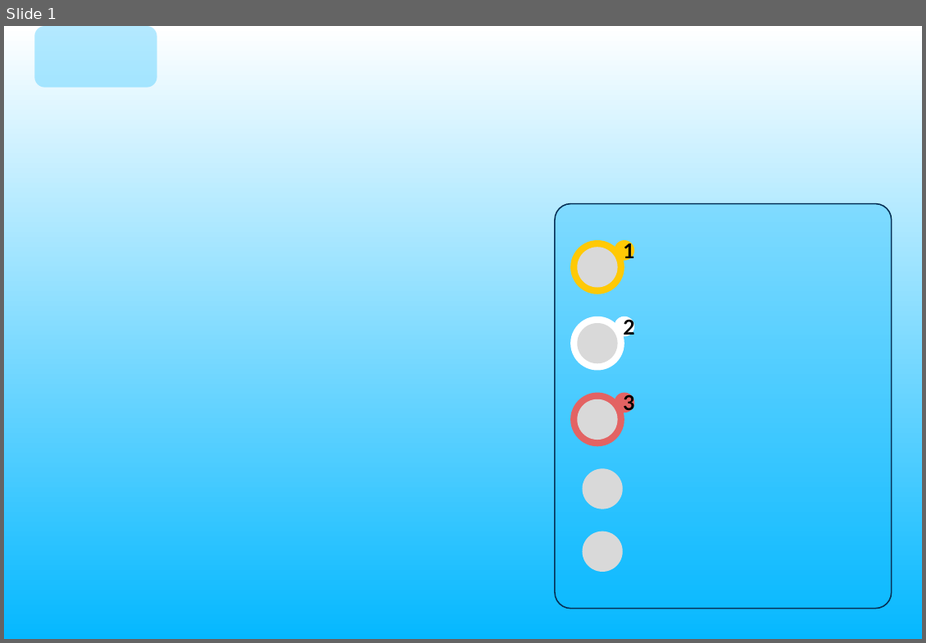
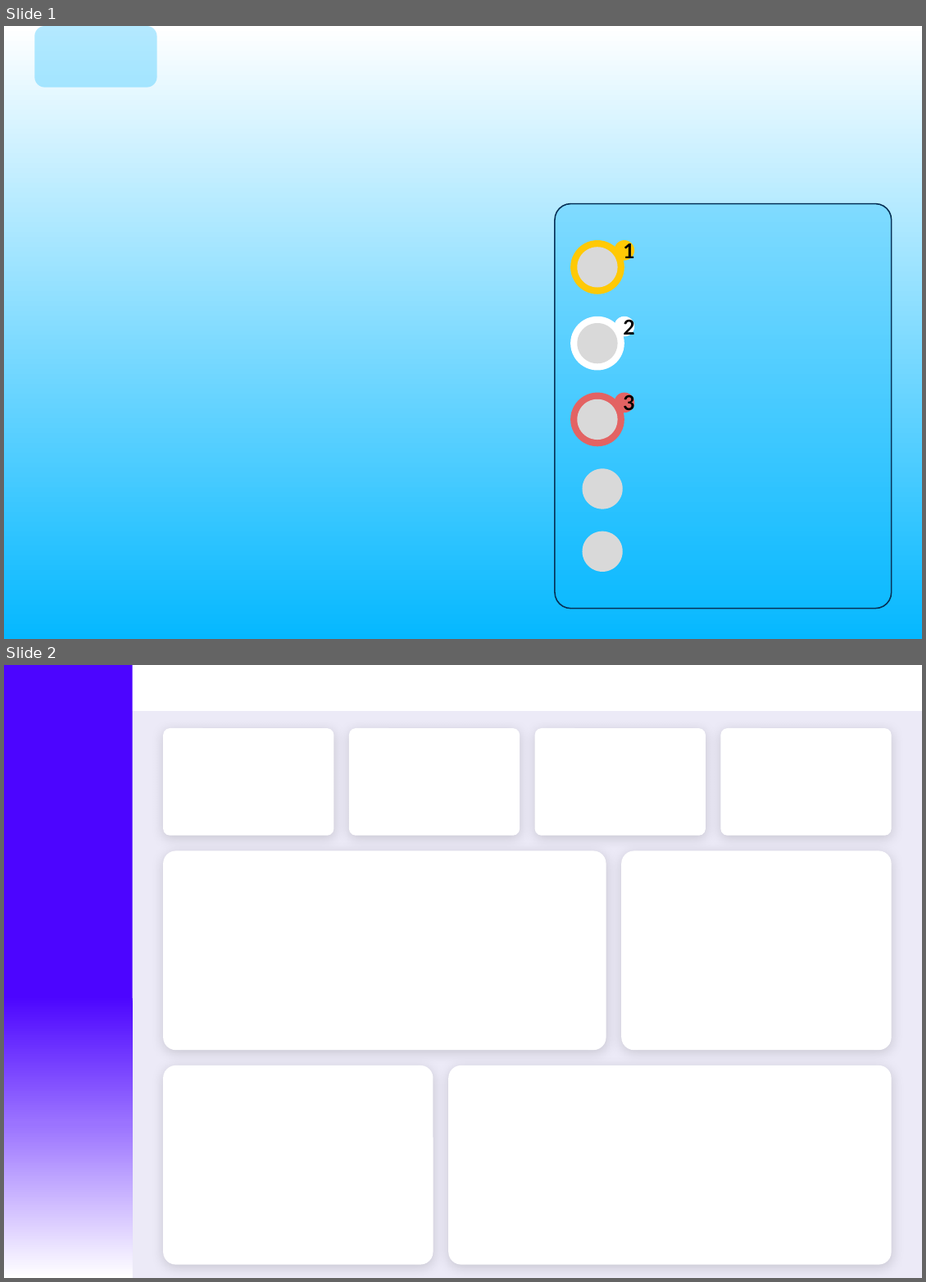
Before and after one commit to mylethidiem/artificial-intelligence-learning-projects, a slide deck: Sales-performance-report/dataset/designbackground.pptx. Shown one above the other, each under a label of ours: slide 1 before the commit, slides 1 and 2 after it. The pictures are 926x643 and 926x1282 pixels, drawn with LibreOffice and Linux fonts; fonts in the diff are those of the drawing. Boxes give left, top, right and bottom in pixels: in the first picture for what was removed or moved away, otherwise in the second. Text is boxed around its words. In the diff, an @@ line names an element or a change of style, - is before the commit and + after.

```diff
--- a/Sales-performance-report/dataset/designbackground.pptx
+++ b/Sales-performance-report/dataset/designbackground.pptx
@@ slide 2 added at (4, 665, 922, 1278), background #FFFFFF @@
@@ rectangle added at (4, 665, 922, 1278), fill #ECEAF7 @@
@@ rectangle added at (4, 665, 922, 711), fill #FFFFFF @@
@@ rectangle added at (4, 665, 133, 1278), fill gradient #4C05FF to #9B73FF to #FFFFFF @@
@@ rounded rectangle added at (163, 728, 334, 836), fill #FFFFFF @@
@@ rounded rectangle added at (349, 728, 520, 836), fill #FFFFFF @@
@@ rounded rectangle added at (535, 728, 706, 836), fill #FFFFFF @@
@@ rounded rectangle added at (721, 728, 892, 836), fill #FFFFFF @@
@@ rounded rectangle added at (163, 850, 607, 1050), fill #FFFFFF @@
@@ rounded rectangle added at (621, 850, 892, 1050), fill #FFFFFF @@
@@ rounded rectangle added at (163, 1065, 433, 1264), fill #FFFFFF @@
@@ rounded rectangle added at (448, 1065, 892, 1264), fill #FFFFFF @@
```
Also in this commit, not shown: 1 slide changed, 2 other slides added, 4 other files.
